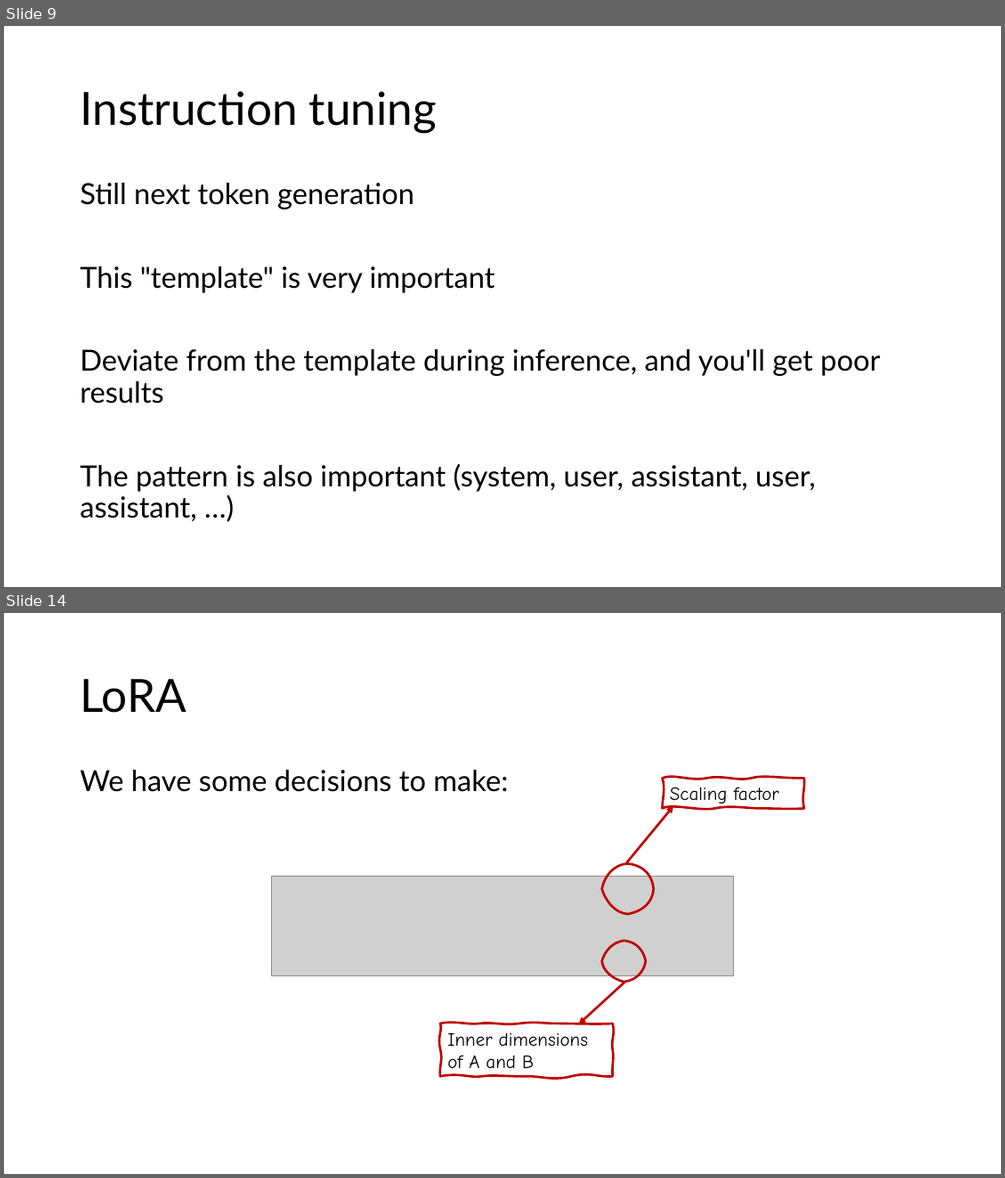
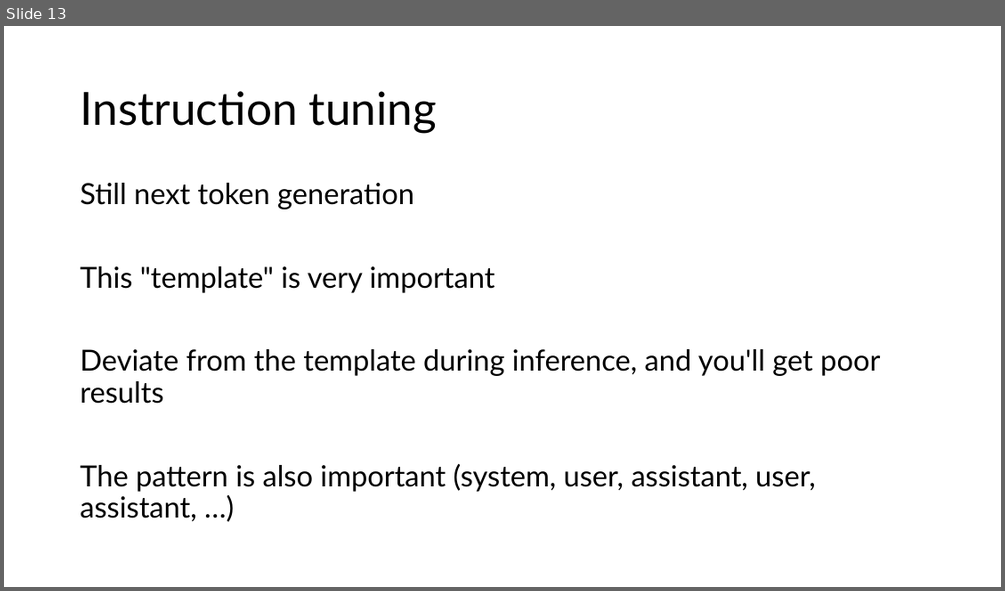
Before and after one commit to acceleratescience/large-language-models, a slide deck: slides/7-finetuning.pptx. Shown one above the other, each under a label of ours: slides 9 and 14 before the commit, slide 13 after it; the slides between them are not shown. The pictures are 1005x1178 and 1005x591 pixels, drawn with LibreOffice and Linux fonts; fonts in the diff are those of the drawing; grey boxes stand for pictures. Boxes give left, top, right and bottom in pixels: in the first picture for what was removed or moved away, otherwise in the second. Text is boxed around its words. In the diff, an @@ line names an element or a change of style, - is before the commit and + after.

```diff
--- a/slides/7-finetuning.pptx
+++ b/slides/7-finetuning.pptx
@@ slide 14 removed at (x1=4, y1=613, x2=1001, y2=1174), background #FFFFFF @@
@@ title removed at (x1=80, y1=679, x2=186, y2=713) @@
-LoRA
@@ text removed at (x1=80, y1=770, x2=508, y2=792) @@
-We have some decisions to make:
@@ freeform shape removed at (x1=662, y1=779, x2=804, y2=808) @@
-Scaling factor
@@ arrow removed from (626, 863) to (673, 806) @@
@@ picture removed at (x1=272, y1=876, x2=734, y2=976) @@
@@ freeform shape removed at (x1=602, y1=863, x2=654, y2=914) @@
@@ freeform shape removed at (x1=602, y1=941, x2=647, y2=981) @@
@@ arrow removed from (625, 981) to (579, 1024) @@
@@ freeform shape removed at (x1=440, y1=1023, x2=612, y2=1077) @@
-Inner dimensions of A and B
@@ what was slide 9 is now slide 13 @@
```
Also in this commit, not shown: 4 slides changed, 10 slides added, 14 other slides removed.
